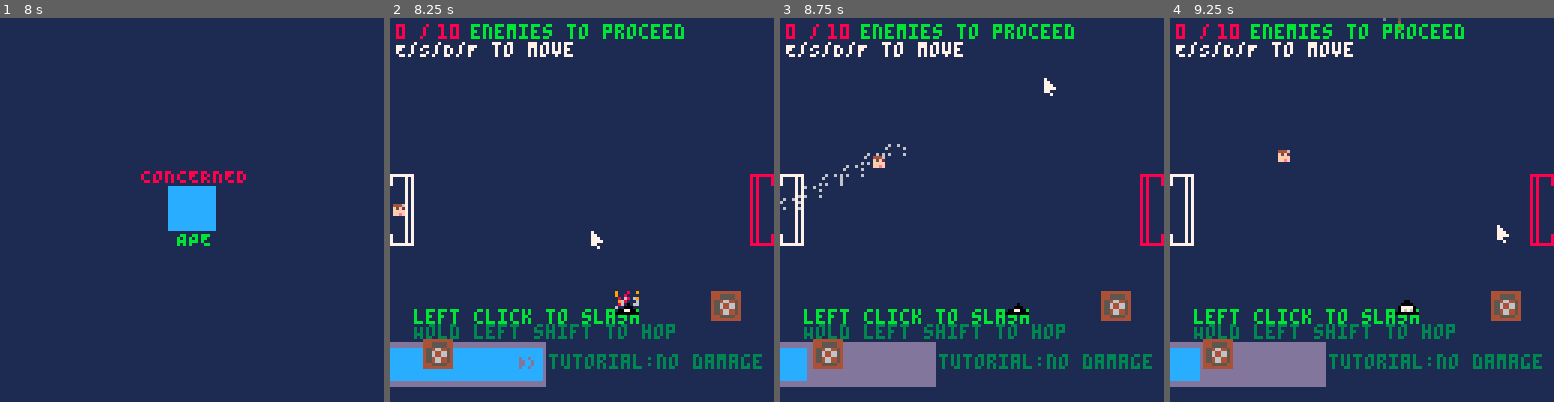
Above: before the commit, frames 1-4 (left to right).
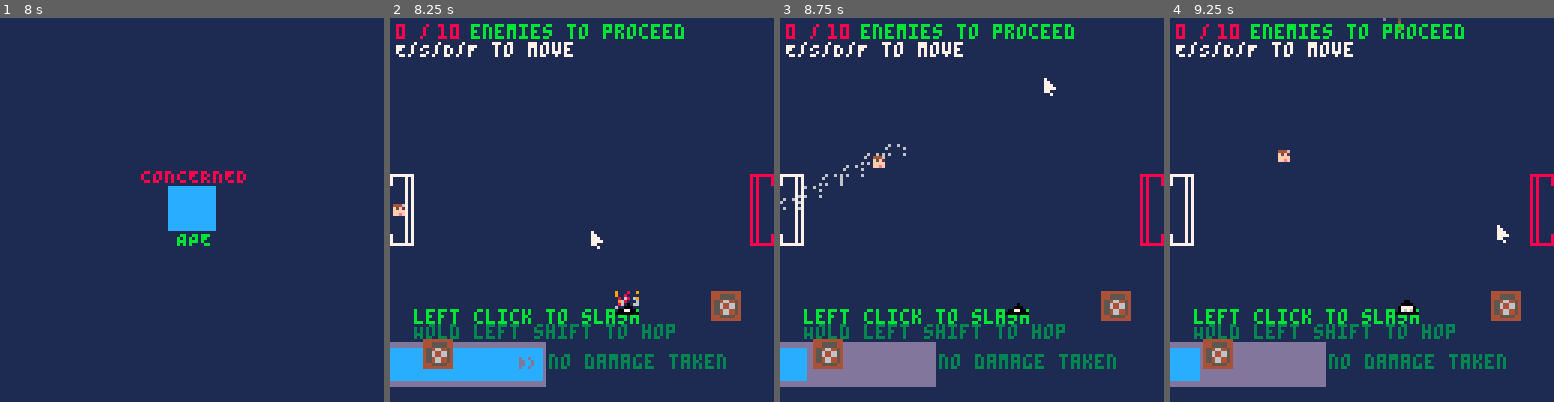
Above: after the commit, the same moments.

Repository: vmikelic/hop-PICO8
Game: PICO-8 cartridge hop.p8
Two runs of this game, one before a commit and one after it. Both use one fixed random seed, a clock stepped at 60 frames per second and the inputs below.
Inputs (mouse positions are in pixels of both pictures, inside the frame that each line leads up to):
- Up to frame 1 (8 s): tap X (X key) at 0.33, 1.07, 1.85, 2.97, 4.08, 5.2, 6.32, 7.43 s; click (280, 121) at 0.67 s; tap O (Z key) at 0.7, 1.7, 2.1, 2.5, 2.9, 3.3, 3.7, 4.1, 4.5, 4.9, 5.3, 5.7, 6.1, 6.5, 6.9, 7.3, 7.7 s; click (46, 267) at 1.22 s; hold Right 1.6-2.1 s; click (107, 114) at 1.77 s; hold Up 2.15-2.42 s; click (172, 259) at 2.32 s; hold Right 2.47-3.03 s; click (234, 106) at 2.87 s; hold Left 3.08-3.58 s; click (295, 256) at 3.42 s; hold Down 3.63-3.97 s; click (61, 102) at 3.97 s; hold Right 4.02-4.68 s; click (122, 248) at 4.52 s; hold Up 4.73-5.03 s; click (184, 94) at 5.07 s; hold Left 5.08-5.68 s; click (249, 244) at 5.62 s; hold Down 5.73-6.03 s; hold Right 6.08-6.58 s; click (311, 90) at 6.17 s; hold Right 6.63-7.13 s; click (76, 236) at 6.72 s; hold Up 7.18-7.45 s; click (138, 83) at 7.27 s; hold Right from 7.5 s (still down); click (199, 229) at 7.82 s
- Up to frame 2 (8.25 s): release Right at 8.07 s; tap O (Z key) at 8.1 s; hold Left from 8.12 s (still down)
- Up to frame 3 (8.75 s): click (1044, 79) at 8.37 s; tap O (Z key) at 8.5 s; tap X (X key) at 8.55 s; release Left at 8.62 s; hold Down from 8.67 s (still down)
- Up to frame 4 (9.25 s): tap O (Z key) at 8.9 s; click (1496, 225) at 8.92 s; release Down at 9 s; hold Right from 9.05 s (still down)

Frame 1 is identical in both runs. In frame 2, 0.8% of the frame differs, in the area x 41-97%, y 87-92%; in frame 3, 0.8%; in frame 4, 0.8%.

Commit message:
boss battle

Diff:
--- a/enemy.lua
+++ b/enemy.lua
@@ -34,6 +34,7 @@
                     if(i.pos_y < b.y+8) then
                         if(i.pos_x < b.x+8) then
                                 animate_once(i.pos_x,i.pos_y,{64,65,66,67,68,69},1,1,5,1)
+                                sfx(20)
                                 del(enemy_list,i)
                                 num_of_enemies = num_of_enemies - 1
                                 enemies_killed = enemies_killed + 1
@@ -92,12 +93,96 @@
     end
 end
 
+function update_boss()
+
+    if(boss_timer > 600) then
+        boss_animation = {134}
+        sfx(24)
+        boss_eye = 8
+        boss_timer = boss_timer + 1
+        if(boss_timer > 900) then
+            boss_animation= {128,131}
+            boss_eye = 6
+            boss_timer = -120
+            sfx( 24,-2)
+            return
+        end
+        return
+    end
+
+    if(boss_timer < 0) then
+        boss_speed = .7
+    end
+    if(boss_timer == 0) then
+        boss_speed = .2
+    end
+
+    for b in all(slash_hitbox) do
+        if(boss_pos.y+24 > b.y) then
+            if(boss_pos.x+24 > b.x) then
+                if(boss_pos.y < b.y+24) then
+                    if(boss_pos.x < b.x+24) then
+                            animate_once(boss_pos.x,boss_pos.y,{64,65,66,67,68,69},1,1,5,1)
+                            boss_health = boss_health - 1
+                            if(boss_health <= 0) then
+                                boss_win = 1
+                            end
+                            sfx(20)
+                    end
+                end
+            end
+        end
+    end
+
+    move_vector = vector(0,0)
+
+    move_vector.x = player_vars.location_x - boss_pos.x
+    move_vector.y = player_vars.location_y - boss_pos.y
+
+    if(boss_bounce > 1 ) then
+        boss_bounce = 0
+    end
+    move_vector = vector_norm(move_vector)
+    move_vector = vector_scale(move_vector,boss_speed)
+
+    if(abs(move_vector.x) > 1 or abs(move_vector.y) > 1) then
+        move_vector.x = 0
+        move_vector.y = 0
+    end
+
+    boss_pos.x = boss_pos.x+move_vector.x+(sin(boss_bounce)/10)
+    boss_pos.y = boss_pos.y+move_vector.y+(sin(boss_bounce)/10)
+    boss_bounce = boss_bounce + 0.01
+
+    boss_timer = boss_timer + 1
+end
+
+function draw_boss()
+    animate(boss_animation,boss_pos.x,boss_pos.y,boss_animation,3,3,60)
+    player_vector = vector(0,0)
+
+    player_vector.x = player_vars.location_x - boss_pos.x
+    player_vector.y = player_vars.location_y - boss_pos.y
+
+    eye_size = 0
+    if(boss_eye == 8)then
+        eye_size = 1
+        player_vector = vector(0,0)
+    end
+
+    player_vector = vector_norm(player_vector)
+    player_vector = vector_scale(player_vector,1)
+    rectfill( boss_pos.x+8+player_vector.x, boss_pos.y+7+player_vector.y, boss_pos.x+8+player_vector.x+eye_size, boss_pos.y+8+player_vector.y, boss_eye )
+    rectfill( boss_pos.x+8+10+player_vector.x, boss_pos.y+7+player_vector.y-1, boss_pos.x+8+10+player_vector.x+eye_size, boss_pos.y+8+player_vector.y-1, boss_eye )
+end
+
 function draw_enemy()
     for i in all(enemy_list) do
         if(i.timer) >= 0 then
             sspr( 10*8, 8, 8, 8, i.pos_x,i.pos_y)
             spr(70,i.pos_x-6,i.pos_y+(sin(i.enemy_bounce))-1)
         elseif(i.timer == -120) then
+            sfx(23)
             animate_once(i.pos_x,i.pos_y,{52,53,54,55,56,57,55,56,57,55,56,57,46},1,1,3,1)
             animate_once(i.pos_x,i.pos_y,{27,27,28,28,29,29,28,28,29,29,29,29,28,28,29,29,27,27,15,15,27,30,31,31,31,42,42,42,42,43,43,43,43,43,44,44,44,45,45,26,26},1,1,3,1)
             animate_once(i.pos_x,i.pos_y,{32,33,34,35,36,37,38},1,1,3,2)
--- a/hop.p8
+++ b/hop.p8
@@ -19,6 +19,16 @@
 num_of_obstacles = 2
 levels_cleared = 0
 enemy_requirement = 10
+no_damage = 0
+boss_thing = 0
+boss_win = 0
+boss_health = 1000
+boss_timer = 0
+boss_pos = {x=128/2-12,y=128/2-12}
+boss_bounce = 0
+boss_animation= {128,131}
+boss_eye = 6
+boss_speed = .2
 
 enemies_killed = 0
 lost = false
@@ -34,20 +44,19 @@
 -- update
 function _update60()
 
-if(levels_cleared >= 6) then
+if(boss_win == 1) then
     update_mouse()
     return
+end
+
+if(levels_cleared >= 6) then
+    boss_thing = 1
 end
 
 if(lost == true) then
     update_mouse()
     return
 end
-
-if(levels_cleared == 0) then
-    player_vars.invuln_time = 100
-end
-
 
 if(game_timer%spawn_rate == 0) then
     enemy_added = false
@@ -75,10 +84,18 @@
     player_vars.player_status = 2;
     player_vars.slash_speed = 0.3*vector_length(vector(player_vars.velocity_x,player_vars.velocity_y));
 end
+
+if btnp(🅾️) or btnp(❎) then
+    no_damage = bxor(no_damage,1)
+end
+
 handle_slash()
 update_player_movement()
 player_enemy_collision()
 update_enemy()
+if(boss_thing == 1) then
+    update_boss()
+end
 player_check_goal()
 update_mouse()
 
@@ -87,7 +104,7 @@
 -- draw
 function _draw()
 
-if(levels_cleared >= 6) then
+if(boss_win == 1) then
     cls(1)
     print('WIN',128/2-5,128/2-2,11)
     print('left click to restart',128/2-5-35,128/2-2+6,11)
@@ -100,6 +117,15 @@
         enemy_requirement = 10
         enemies_killed = 0
         mouse_left_init = false
+        boss_thing = 0
+        boss_win = 0
+        boss_health = 1000
+        boss_timer = 0
+        boss_pos = {x=128/2-12,y=128/2-12}
+        boss_bounce = 0
+        boss_animation= {128,131}
+        boss_eye = 6
+        boss_speed = .2
         reset_level()
     end
     return
@@ -119,12 +145,22 @@
         lost = false
         enemies_killed = 0
         mouse_left_init = false
+        boss_thing = 0
+        boss_win = 0
+        boss_health = 1000
+        boss_timer = 0
+        boss_pos = {x=128/2-12,y=128/2-12}
+        boss_bounce = 0
+        boss_animation= {128,131}
+        boss_eye = 6
+        boss_speed = .2
         reset_level()
     end
     return
 end
 
 cls(1)
+
 if(player_vars.slash_cooldown>=0) then
     if(game_timer%30 == 0) then
         animate_once(40,100+11,{80,81,82,83,84,85,80},1,1,5,1)
@@ -132,23 +168,40 @@
 end
 rectfill(0 , 100+10-2, 50+1, 110+10+2, 13 )
 rectfill(0 , 100+10, 50*(1-abs(player_vars.slash_cooldown/240)), 110+10, 12 )
-draw_level()
+if(boss_thing == 0) then
+    draw_level()
+else
+    occupied_slots = {}
+end
+if(boss_thing == 1) then
+    rectfill(0 , 10-2, 55+1, 10+10+2, 13 )
+    rectfill(5 , 10, 55-50*(1-abs(boss_health/1000)), 10+10, 8 )
+end
 draw_enemy()
+if(boss_thing == 1) then
+    draw_boss()
+end
 draw_player()
 if(levels_cleared == 0) then
     print('E/S/D/F to move',2,8,7)
     print('left click to slash',2+6,127-10-20,11)
     print('Hold left shift to hop',2+6,127-4-21,3)
-    print('tutorial:no damage',2+6+45,127-4-21+10,3)
-end
-text_color = 8
-if(enemies_killed >= enemy_requirement) then
-    text_color = 11
-end
-print(enemies_killed,2,2,text_color)
-print(' /',2+4,2,text_color)
-print(enemy_requirement,2+4+6+4,2,text_color)
-print(' enemies to proceed',2+4+17,2,11)
+end
+if(levels_cleared == 0 or no_damage == 1) then
+    print('no damage taken',2+6+45,127-4-21+10,3)
+    player_vars.invuln_time = 40
+end
+if(boss_thing == 0) then
+    text_color = 8
+    if(enemies_killed >= enemy_requirement) then
+        text_color = 11
+    end
+    print(enemies_killed,2,2,text_color)
+    print(' /',2+4,2,text_color)
+    print(enemy_requirement,2+4+6+4,2,text_color)
+
+    print(' enemies to proceed',2+4+17,2,11)
+end
 handle_animations()
 draw_mouse()
 game_timer = game_timer+1
--- a/player.lua
+++ b/player.lua
@@ -147,6 +147,7 @@
     end
 
     if(mouse_left_hold == false) then
+        sfx(21)
         player_vars.invuln_time = 40
         mouse_vector = vector_norm(vector((mouse_x-1)-player_vars.location_x,(mouse_y-1)-player_vars.location_y))
         add_vel = vector_scale(mouse_vector,player_vars.slash_speed+135)
@@ -192,6 +193,19 @@
             end
         end
     end
+    if(boss_thing == 1) then
+        if(boss_pos.y+24 > player_vars.location_y) then
+            if(boss_pos.x+24 > player_vars.location_x) then
+                if(boss_pos.y < player_vars.location_y+4) then
+                    if(boss_pos.x < player_vars.location_x+4) then
+                            if(player_vars.invuln_time == 0) then
+                                lost = true
+                            end
+                    end
+                end
+            end
+        end
+    end
 end
 
 function update_player_movement()
@@ -311,12 +325,17 @@
 end
 
 function player_check_goal()
+    if(boss_thing == 1) then
+        return
+    end
     if(player_vars.location_x+4 > 121) then
         if(player_vars.location_y+4 > 53) then
             if(player_vars.location_y < 53+23) then
                 if(enemies_killed >= enemy_requirement) then
                     levels_cleared = levels_cleared + 1
-                    spawn_rate -= 20
+                    if(levels_cleared < 6) then
+                        spawn_rate -= 20
+                    end
                     num_of_obstacles += 1
                     reset_level()
                 end
Not shown, changed: 69 lines of the sprite sheet (__gfx__) section of hop.p8
Not shown, changed: the music (__music__) section of hop.p8
Not shown, changed: the sound effects (__sfx__) section of hop.p8
